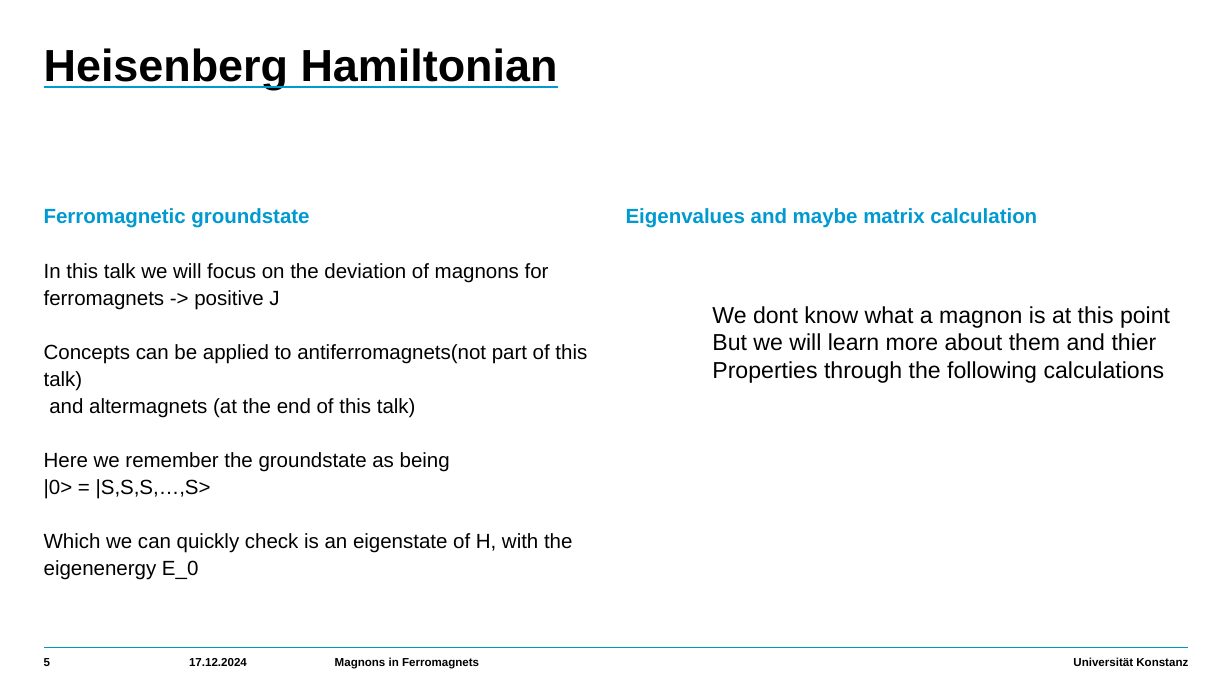
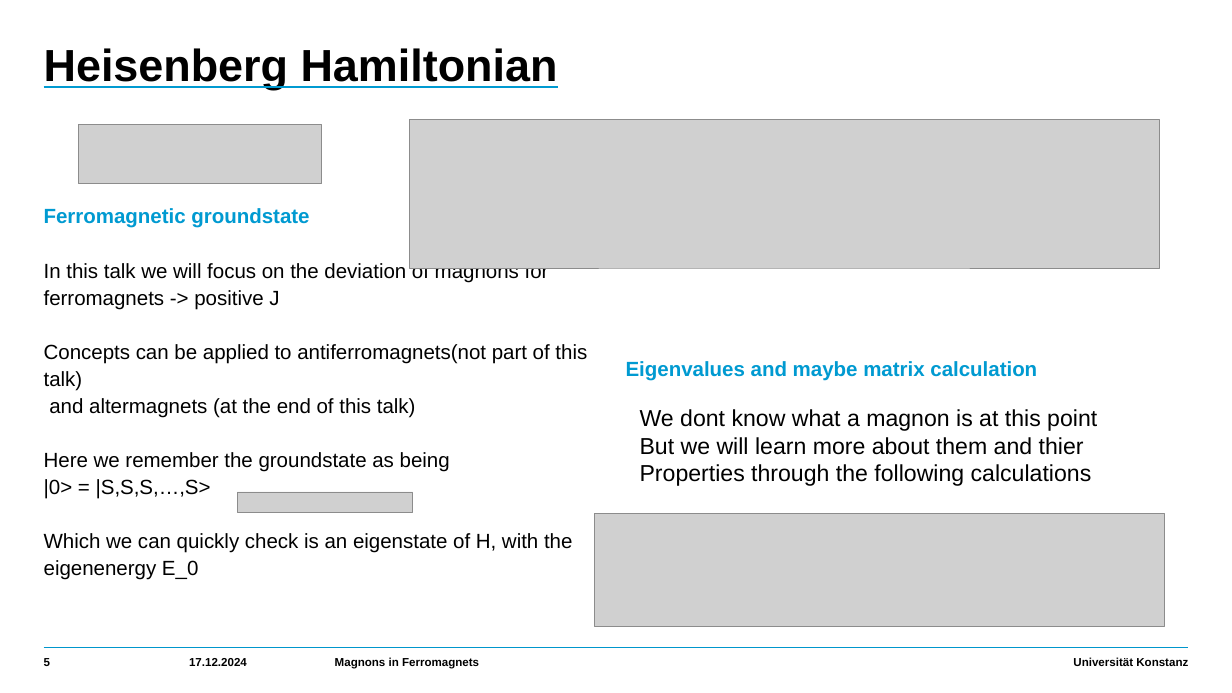
Before and after one commit to HolykingJulex/SeminarSaM, a slide deck: slide 5 of Vortrag.pptx. Drawn at 1232x693 pixels with LibreOffice and Linux fonts; fonts in the diff are those of the drawing; grey boxes stand for pictures. Boxes give left, top, right and bottom in pixels: in the first picture for what was removed or moved away, otherwise in the second. Text is boxed around its words. In the diff, an @@ line names an element or a change of style, - is before the commit and + after.

```diff
--- a/Vortrag.pptx
+++ b/Vortrag.pptx
@@ picture added at (409, 119, 1160, 268) @@
@@ picture added at (78, 125, 322, 184) @@
@@ text "Eigenvalues and maybe matrix calculation": place and size @@
-text "Eigenvalues and maybe matrix calculation" at (626, 208, 1037, 228)
+text "Eigenvalues and maybe matrix calculation" at (626, 361, 1037, 381)
@@ text "We dont know what a ...": place and size @@
-text "We dont know what a ..." at (712, 306, 1170, 383)
+text "We dont know what a ..." at (640, 409, 1097, 486)
@@ picture added at (238, 492, 413, 512) @@
@@ picture added at (594, 514, 1164, 628) @@
```
Also in this commit, not shown: 6 other slides changed, 2 slides added.
